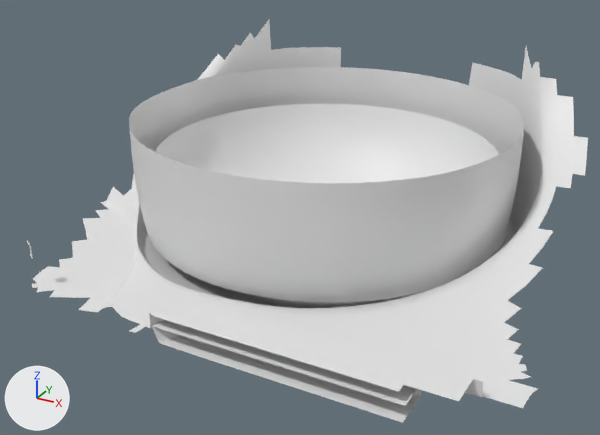
One commit to the OBJ model PadForge.App/3DModels/DS4/MagmaRed/LeftStickClick.obj: the scene before it, then after it.
Rendered twice from a camera (50 mm lens) standing at (0.4, -29.9, 9.0) and looking at (-26.9, 19.7, -15.8). The axes (+X, +Y, +Z) are drawn at lower left. The lights are the same throughout. The picture after the commit comes second. Where no turn or scale is listed for an object, it has been applied to the vertices. Vertices at exactly the same position are counted once.

Names of what the first picture shows: 'LeftStickClick'.
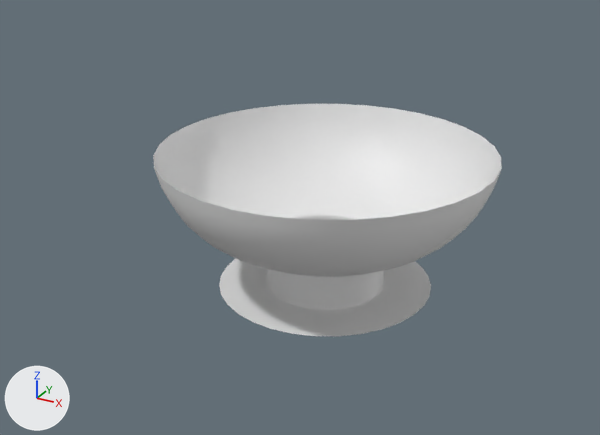
Diff of the bpy script that builds the scene:
```diff
--- a/PadForge.App/3DModels/DS4/MagmaRed/LeftStickClick.obj.py
+++ b/PadForge.App/3DModels/DS4/MagmaRed/LeftStickClick.obj.py
@@ me_leftstickclick @@
 # used by ob_leftstickclick; location = (0.0, 0.0, 0.0)
-me_leftstickclick.from_pydata(...)  # 3336 vertices, 3153 faces; spans x -45.7..-6.3, y 2.6..39.8, z -23.1..-4.8
+me_leftstickclick.from_pydata(...)  # 704 vertices, 672 faces; spans x -40.0..-13.8, y 10.8..37.0, z -23.1..-11.9
+# me_leftstickclick part 1: the loose piece of 2458 vertices spanning x -45.7..-6.3, y 2.6..39.8, z -19.7..-4.8 is deleted
+# me_leftstickclick part 2: the loose piece of 160 vertices spanning x -28.0..-11.8, y 3.1..6.1, z -17.7..-16.8 is deleted
+# other edits to the shape of me_leftstickclick do not show in these pictures
```

Boxes (x1, y1, x2, y2) around the edits, measured in the pictures (600 x 435 px):
'LeftStickClick', reshaped (38% narrower, 42% shorter): before (27, 20, 588, 423); after (153, 104, 502, 336)
part 1 of me_leftstickclick, deleted: before (32, 20, 588, 408)
part 2 of me_leftstickclick, deleted: before (152, 320, 422, 423)
